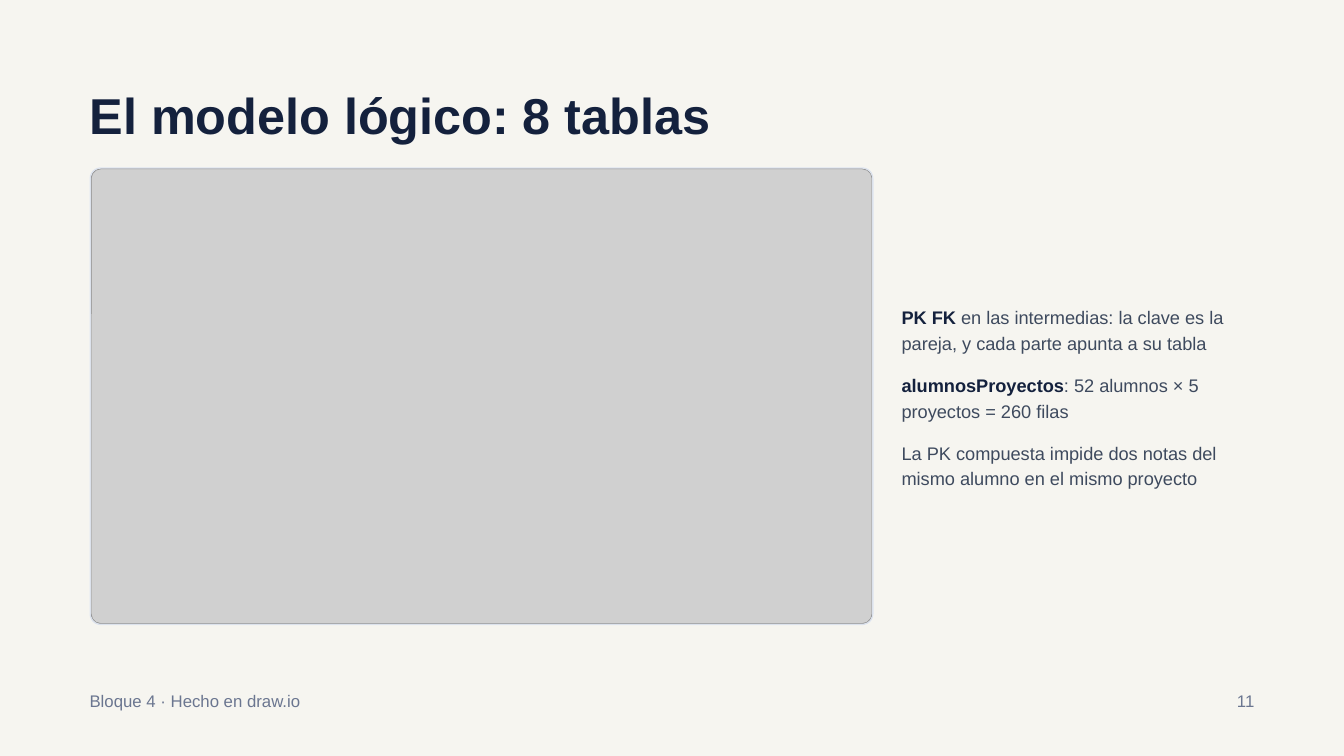
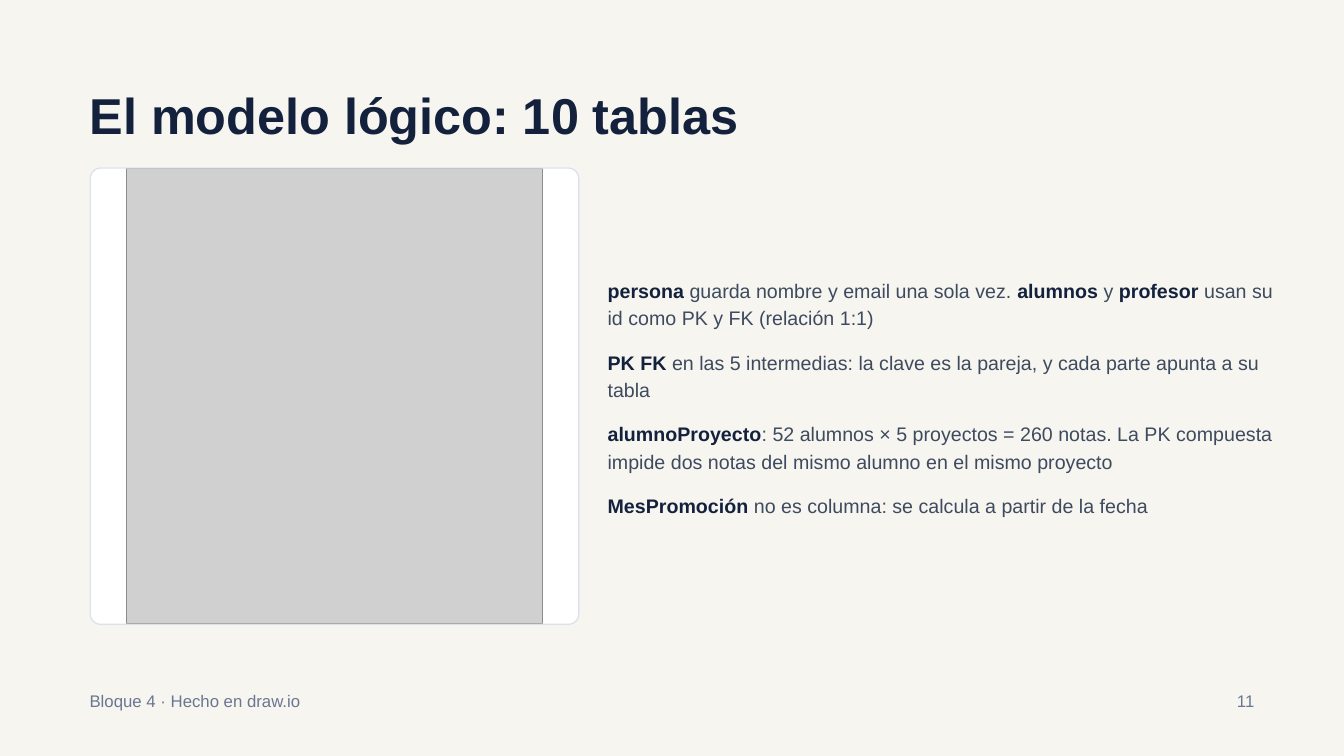
Before and after one commit to palejandra1111-dotcom/ProyectoGrupal-BBDD, a slide deck: slide 11 of docs/Presentacion.pptx. Drawn at 1344x756 pixels with LibreOffice and Linux fonts; fonts in the diff are those of the drawing; grey boxes stand for pictures. Boxes give left, top, right and bottom in pixels: in the first picture for what was removed or moved away, otherwise in the second. Text is boxed around its words. In the diff, an @@ line names an element or a change of style, - is before the commit and + after.

```diff
--- a/docs/Presentacion.pptx
+++ b/docs/Presentacion.pptx
@@ title at <box>90,97,739,144</box>: text changed @@
-El modelo lógico: 8 tablas
+El modelo lógico: 10 tablas
@@ rounded rectangle: place and size @@
-rounded rectangle at <box>90,167,874,625</box>
+rounded rectangle at <box>90,167,580,625</box>
@@ rounded rectangle: place and size @@
-rounded rectangle at <box>91,168,873,625</box>
+rounded rectangle at <box>91,168,580,625</box>
@@ picture: place and size @@
-picture at <box>91,168,872,623</box>
+picture at <box>126,168,542,623</box>
@@ text added at <box>608,283,1273,329</box>, 14 pt, text #3E4A5E @@
+persona guarda nombre y email una sola vez. alumnos y profesor usan su id como PK y FK (relación 1:1)
@@ text at <box>608,355,1259,397</box>: text changed; size 13 to 14 pt @@
-PK FK en las intermedias: la clave es la pareja, y cada parte apunta a su tabla
+PK FK en las 5 intermedias: la clave es la pareja, y cada parte apunta a su tabla
@@ text removed at <box>902,378,1199,422</box> @@
-alumnosProyectos: 52 alumnos × 5 proyectos = 260 filas
@@ text at <box>608,426,1272,473</box>: text changed; size 13 to 14 pt @@
-La PK compuesta impide dos notas del mismo alumno en el mismo proyecto
+alumnoProyecto: 52 alumnos × 5 proyectos = 260 notas. La PK compuesta impide dos notas del mismo alumno en el mismo proyecto
@@ text added at <box>608,498,1148,517</box>, 14 pt, text #3E4A5E @@
+MesPromoción no es columna: se calcula a partir de la fecha
```
Also in this commit, not shown: 12 other slides changed, 1 slide added, 1 slide removed, 27 other files.
